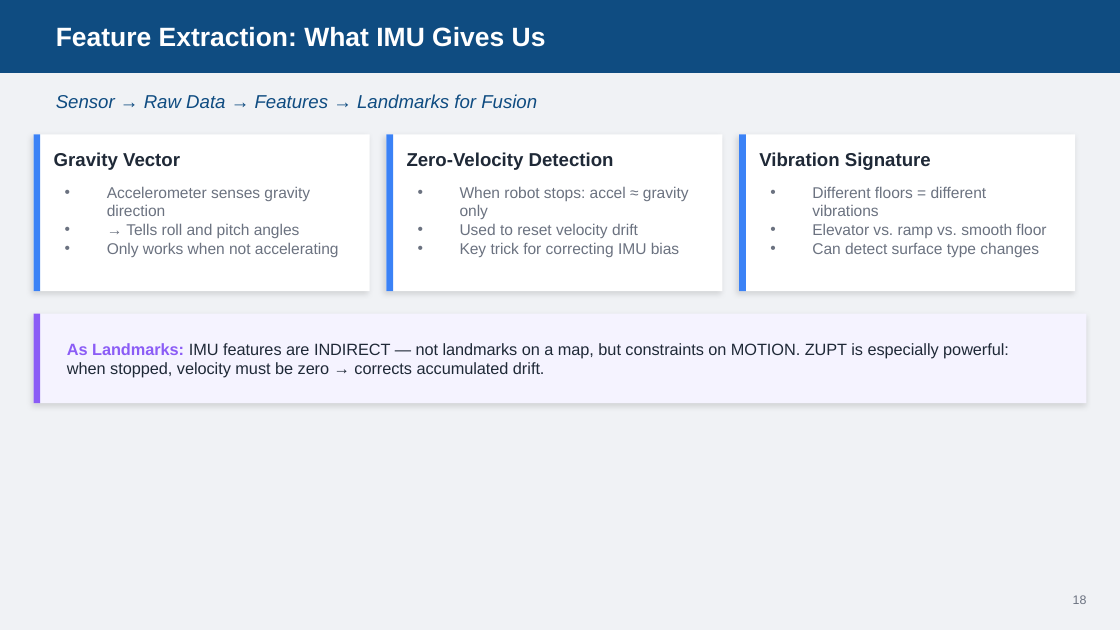
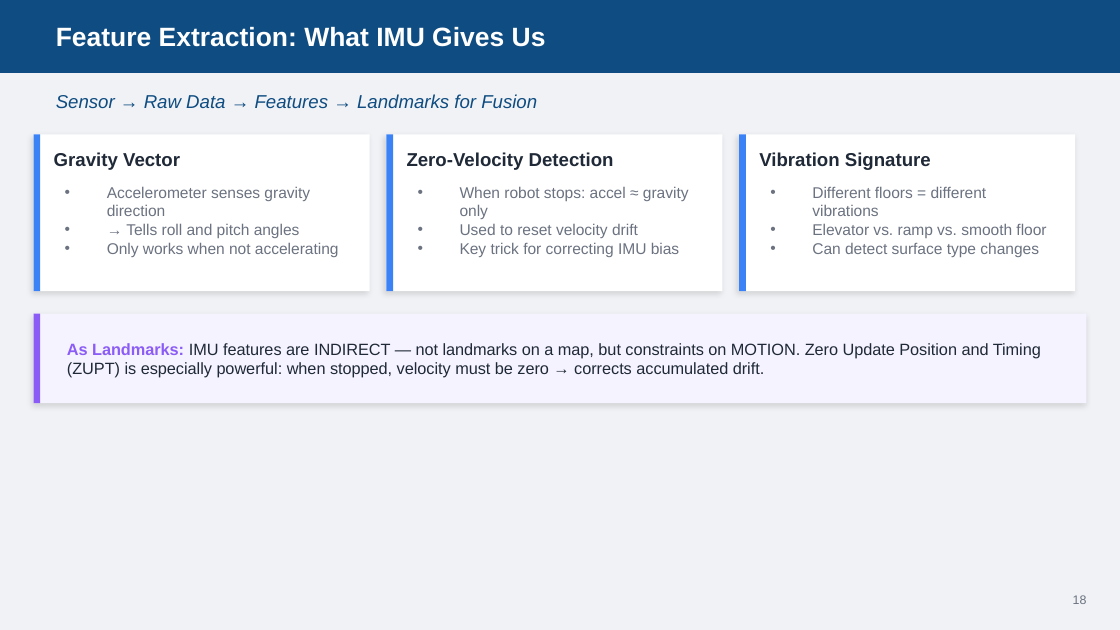
Before and after one commit to AbbadiAhmad/mobile_robots_course, a slide deck: slide 20 of Slides/Mod04/Mod04_Sensors.pptx (slide 18 before the commit). Drawn at 1120x630 pixels with LibreOffice and Linux fonts; fonts in the diff are those of the drawing. Boxes give left, top, right and bottom in pixels: in the first picture for what was removed or moved away, otherwise in the second. Text is boxed around its words. In the diff, an @@ line names an element or a change of style, - is before the commit and + after.

```diff
--- a/Slides/Mod04/Mod04_Sensors.pptx
+++ b/Slides/Mod04/Mod04_Sensors.pptx
@@ text at bbox=[67, 343, 1041, 378]: text changed @@
-As Landmarks: IMU features are INDIRECT — not landmarks on a map, but constraints on MOTION. ZUPT is especially powerful: when stopped, velocity must be zero → corrects accumulated drift.
+As Landmarks: IMU features are INDIRECT — not landmarks on a map, but constraints on MOTION. Zero Update Position and Timing (ZUPT) is especially powerful: when stopped, velocity must be zero → corrects accumulated drift.
```
Also in this commit, not shown: 10 other slides changed, 4 slides added, 1 other file.
